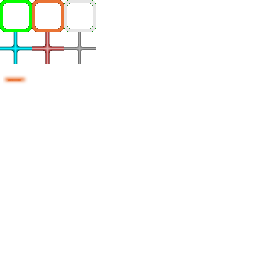
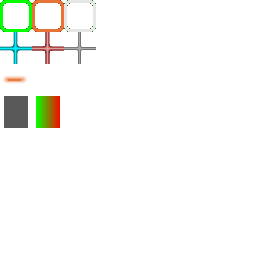
Revision of a layered 256px x 256px image; what changed, layer by layer:
added layer "Pasted Layer" above "Background" over [36, 96, 60, 128]
painted on "Background" over [4, 96, 28, 128]
